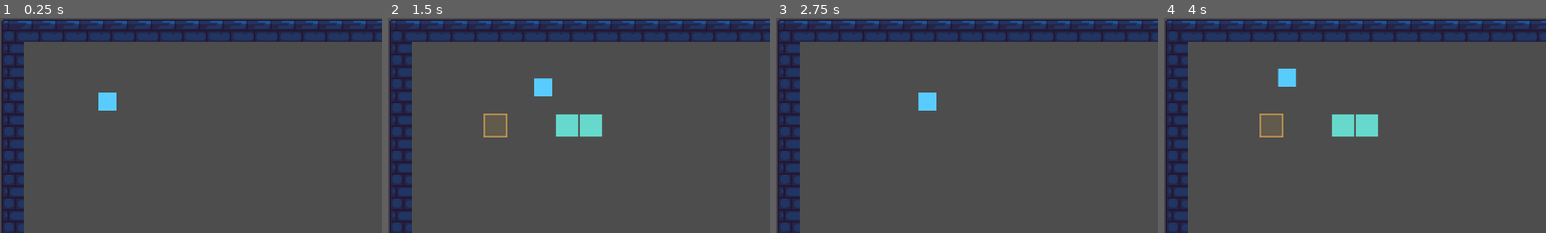
Above: before the commit, frames 1-4 (left to right).
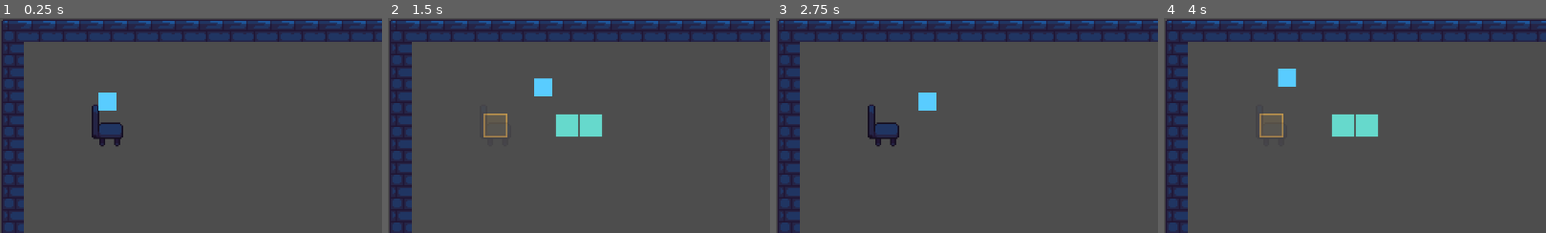
Above: after the commit, the same moments.

Repository: ConanY123/Game-Jam-Drift-MICK
Game: Godot game, scene res://scenes/levels/level-1.tscn
Same seed, same stepped clock (60 frames per second), same inputs: the game is played once before the commit and once after it. The project has no main scene, so this scene is started directly.
Inputs:
- Up to frame 1 (0.25 s): no input
- Up to frame 2 (1.5 s): tap Enter at 0.5 s; hold D (move_right) 0.53-1.28 s; hold Z (interact) 0.53-1.28 s; tap Space at 0.77 s; hold S (move_down) from 1.28 s (still down); tap C (switch_realm) at 1.35 s
- Up to frame 3 (2.75 s): tap Space at 1.52 s; release S (move_down) at 2.03 s; hold D (move_right) from 2.03 s (still down); tap R at 2.1 s
- Up to frame 4 (4 s): release D (move_right) at 2.78 s; hold W (move_up) 2.78-3.53 s; tap Z (interact) at 2.85 s; tap Space at 3.02, 3.77 s; hold A (move_left) from 3.53 s (still down); hold C (switch_realm) from 3.53 s (still down)
The pictures show only the part of the screen within x 0-50%, y 0-50%; the shares and areas given below are measured in that part.

The runs differ from the first frame. In frame 1, 0.9% of the frame differs, in the area x 24-33%, y 40-60%; in frame 2, less than 0.1%; in frame 3, 0.9%; in frame 4, less than 0.1%.

Commit message:
temp chair sprite fix

Diff:
--- a/scenes/objects/chair.tscn
+++ b/scenes/objects/chair.tscn
@@ -1,13 +1,13 @@
 [gd_scene format=3 uid="uid://d31oy45evjsvb"]
 
 [ext_resource type="Script" uid="uid://b1m8t76ww5d14" path="res://scenes/objects/chair.gd" id="1_r1c1s"]
-[ext_resource type="Texture2D" uid="uid://cequ3dp8i8u8j" path="res://sprites/Sprite-0017.png" id="2_pmpg8"]
+[ext_resource type="Texture2D" uid="uid://bc80tkfbvanue" path="res://sprites/Table_Chair_Wall_Spritesheet.png" id="2_r1c1s"]
 
 [node name="Chair" type="Node2D" unique_id=225586257]
 script = ExtResource("1_r1c1s")
 
 [node name="Sprite2D" type="Sprite2D" parent="." unique_id=942965648]
 position = Vector2(16, 16)
-texture = ExtResource("2_pmpg8")
+texture = ExtResource("2_r1c1s")
 region_enabled = true
-region_rect = Rect2(59, 4, 21, 28)
+region_rect = Rect2(118, 8, 42, 56)
--- a/tilesets/tileset1.tres
+++ b/tilesets/tileset1.tres
@@ -1,6 +1,7 @@
 [gd_resource type="TileSet" format=3 uid="uid://cx7cahqbukta7"]
 
 [ext_resource type="Texture2D" uid="uid://bc80tkfbvanue" path="res://sprites/Table_Chair_Wall_Spritesheet.png" id="1_p5m56"]
+[ext_resource type="Texture2D" uid="uid://x2x2f0bgpr5k" path="res://sprites/Tilemap-Sheet.png" id="2_dim8o"]
 
 [sub_resource type="TileSetAtlasSource" id="TileSetAtlasSource_dim8o"]
 texture = ExtResource("1_p5m56")
@@ -22,6 +23,46 @@
 2:7/0 = 0
 3:7/0 = 0
 
+[sub_resource type="TileSetAtlasSource" id="TileSetAtlasSource_yjhnm"]
+texture = ExtResource("2_dim8o")
+texture_region_size = Vector2i(32, 32)
+0:0/0 = 0
+1:0/0 = 0
+2:0/0 = 0
+3:0/0 = 0
+4:0/0 = 0
+5:0/0 = 0
+6:0/0 = 0
+0:1/0 = 0
+1:1/0 = 0
+2:1/0 = 0
+3:1/0 = 0
+4:1/0 = 0
+5:1/0 = 0
+6:1/0 = 0
+0:2/0 = 0
+1:2/0 = 0
+2:2/0 = 0
+3:2/0 = 0
+4:2/0 = 0
+5:2/0 = 0
+6:2/0 = 0
+0:3/0 = 0
+1:3/0 = 0
+2:3/0 = 0
+3:3/0 = 0
+4:3/0 = 0
+5:3/0 = 0
+6:3/0 = 0
+0:4/0 = 0
+1:4/0 = 0
+2:4/0 = 0
+3:4/0 = 0
+4:4/0 = 0
+5:4/0 = 0
+6:4/0 = 0
+
 [resource]
 tile_size = Vector2i(32, 32)
 sources/2 = SubResource("TileSetAtlasSource_dim8o")
+sources/3 = SubResource("TileSetAtlasSource_yjhnm")
